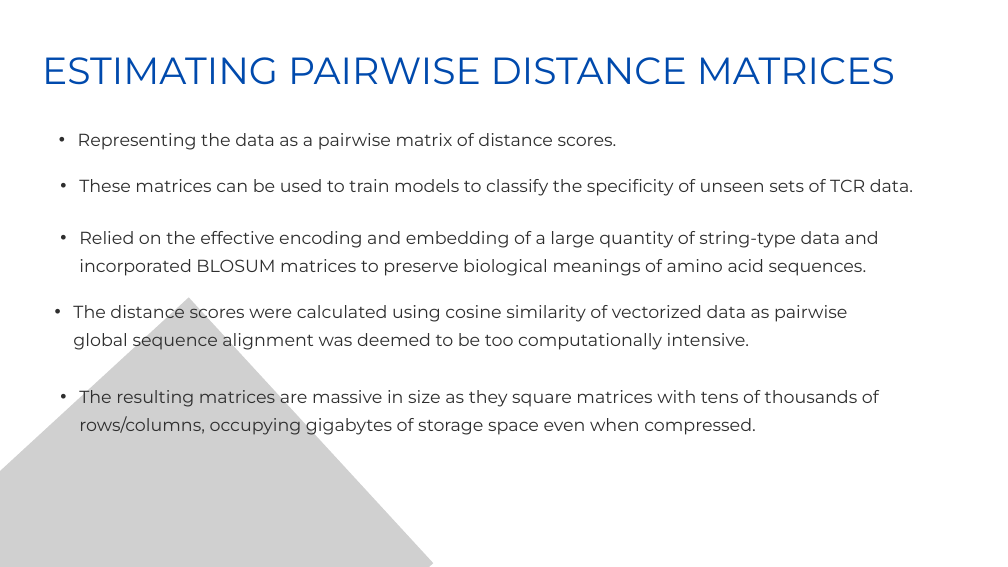
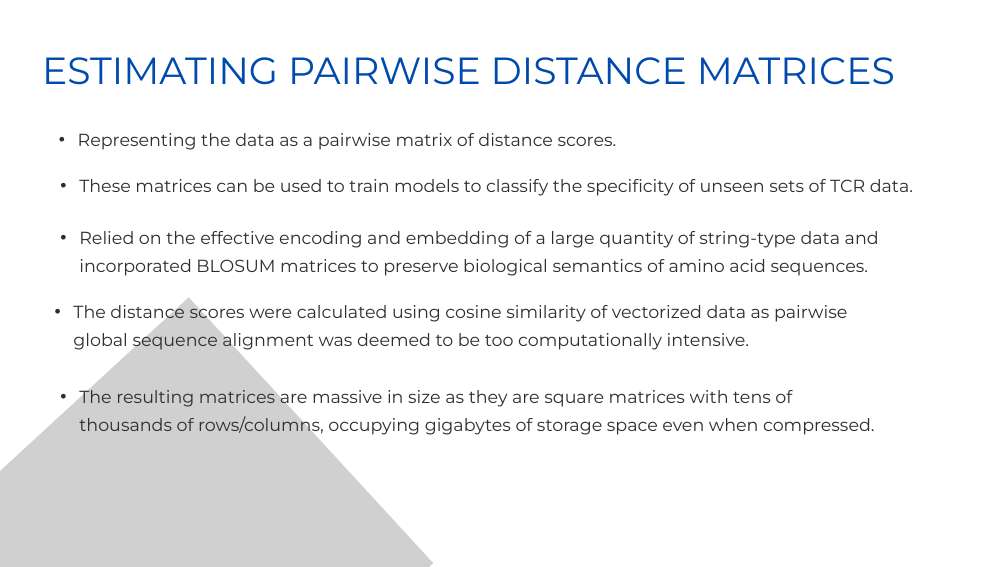
Before and after one commit to UoB-DSMP-2023-24/dsmp-2024-group-12, a slide deck: slide 2 of Cal_presentation.pptx. Drawn at 1008x567 pixels with LibreOffice and Linux fonts; fonts in the diff are those of the drawing; grey boxes stand for pictures. Boxes give left, top, right and bottom in pixels: in the first picture for what was removed or moved away, otherwise in the second. Text is boxed around its words. In the diff, an @@ line names an element or a change of style, - is before the commit and + after.

```diff
--- a/Cal_presentation.pptx
+++ b/Cal_presentation.pptx
@@ text at [79, 231, 879, 276]: text changed @@
-• Relied on the effective encoding and embedding of a large quantity of string-type data and incorporated BLOSUM matrices to preserve biological meanings of amino acid sequences.
+• Relied on the effective encoding and embedding of a large quantity of string-type data and incorporated BLOSUM matrices to preserve biological semantics of amino acid sequences.
@@ text at [79, 386, 875, 436]: text changed @@
-• The resulting matrices are massive in size as they square matrices with tens of thousands of rows/columns, occupying gigabytes of storage space even when compressed.
+• The resulting matrices are massive in size as they are square matrices with tens of thousands of rows/columns, occupying gigabytes of storage space even when compressed.
```
Also in this commit, not shown: 1 other slide changed, 9 other files.
